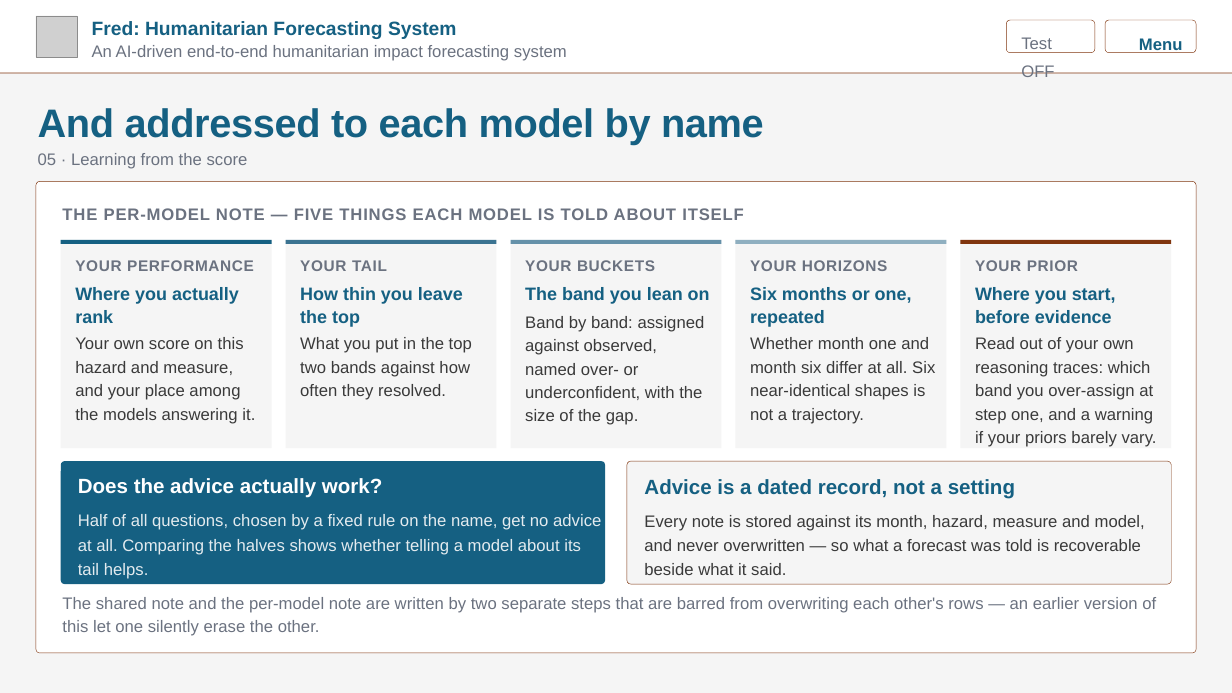
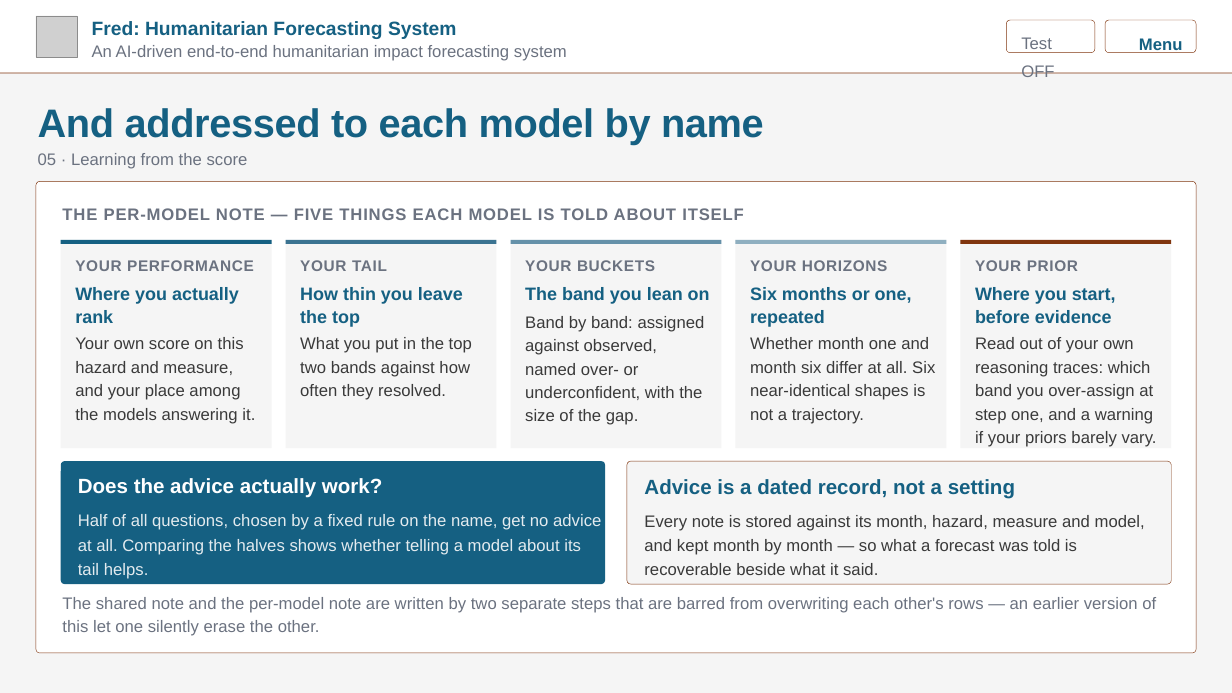
Before and after one commit to kwyjad/Pythia, a slide deck: slide 19 of docs/decks/5_resolution_calibration.pptx. Drawn at 1232x693 pixels with LibreOffice and Linux fonts; fonts in the diff are those of the drawing; grey boxes stand for pictures; background and template pictures are left out. Boxes give left, top, right and bottom in pixels: in the first picture for what was removed or moved away, otherwise in the second. Text is boxed around its words. In the diff, an @@ line names an element or a change of style, - is before the commit and + after.

```diff
--- a/docs/decks/5_resolution_calibration.pptx
+++ b/docs/decks/5_resolution_calibration.pptx
@@ text at (644,515,1145,575): text changed @@
-Every note is stored against its month, hazard, measure and model, and never overwritten — so what a forecast was told is recoverable beside what it said.
+Every note is stored against its month, hazard, measure and model, and kept month by month — so what a forecast was told is recoverable beside what it said.
```
Also in this commit, not shown: 3 other slides changed, 5 other files.
